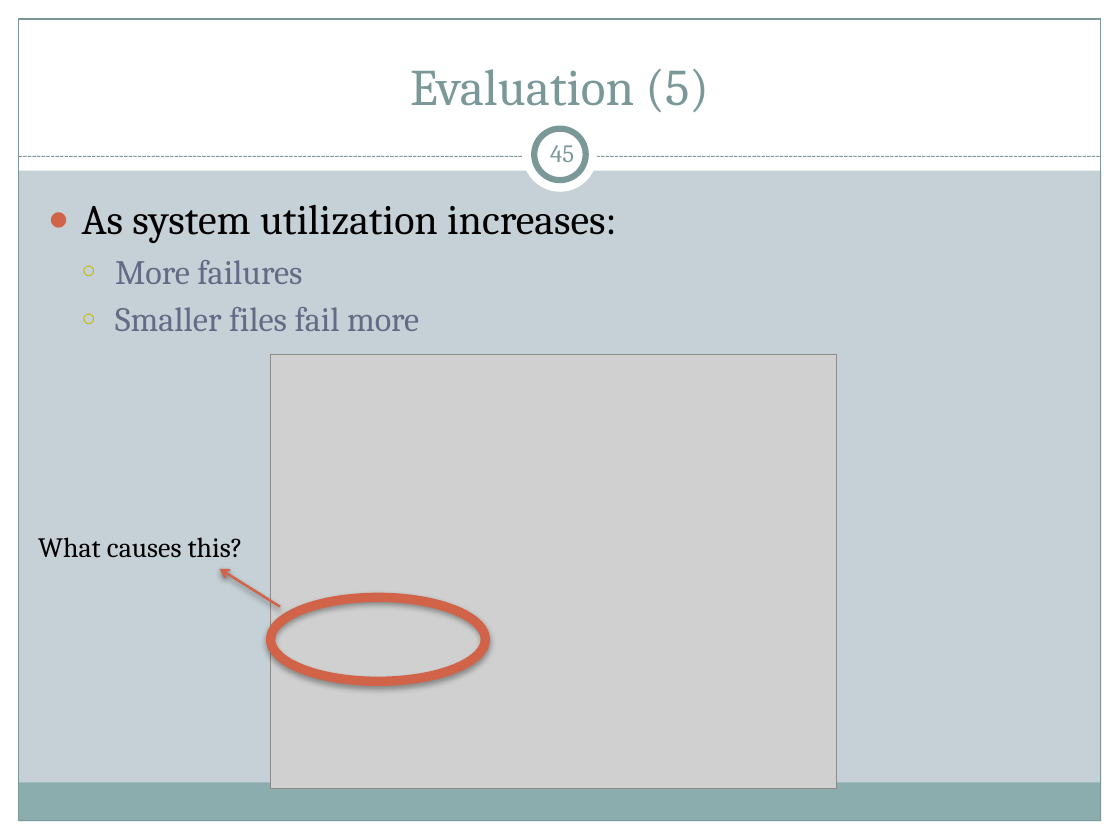
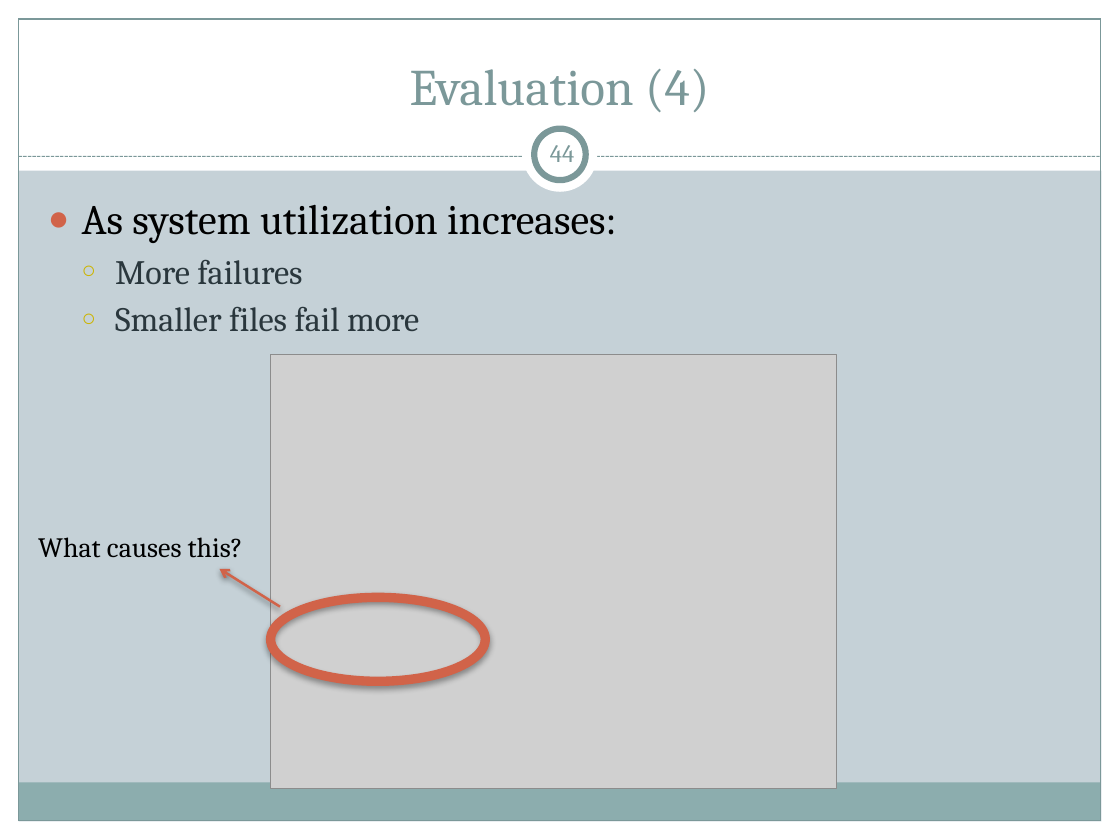
Before and after one commit to cs525-koala/documents, a slide deck: slide 44 of p2p/P2P Apps.pptx (slide 45 before the commit). Drawn at 1120x840 pixels with LibreOffice and Linux fonts; fonts in the diff are those of the drawing; grey boxes stand for pictures. Boxes give left, top, right and bottom in pixels: in the first picture for what was removed or moved away, otherwise in the second. Text is boxed around its words. In the diff, an @@ line names an element or a change of style, - is before the commit and + after.

```diff
--- a/p2p/P2P Apps.pptx
+++ b/p2p/P2P Apps.pptx
@@ title at [410,69,709,112]: text changed @@
-Evaluation (5)
+Evaluation (4)
@@ page number at [550,145,574,162]: text changed @@
-45
+44
@@ text at [115,260,419,331]: text colour #646B86 to #2A373D in "More failures", "Smaller files fail more" @@
```
Also in this commit, not shown: 47 other slides changed, 1 slide added, 2 slides removed.
